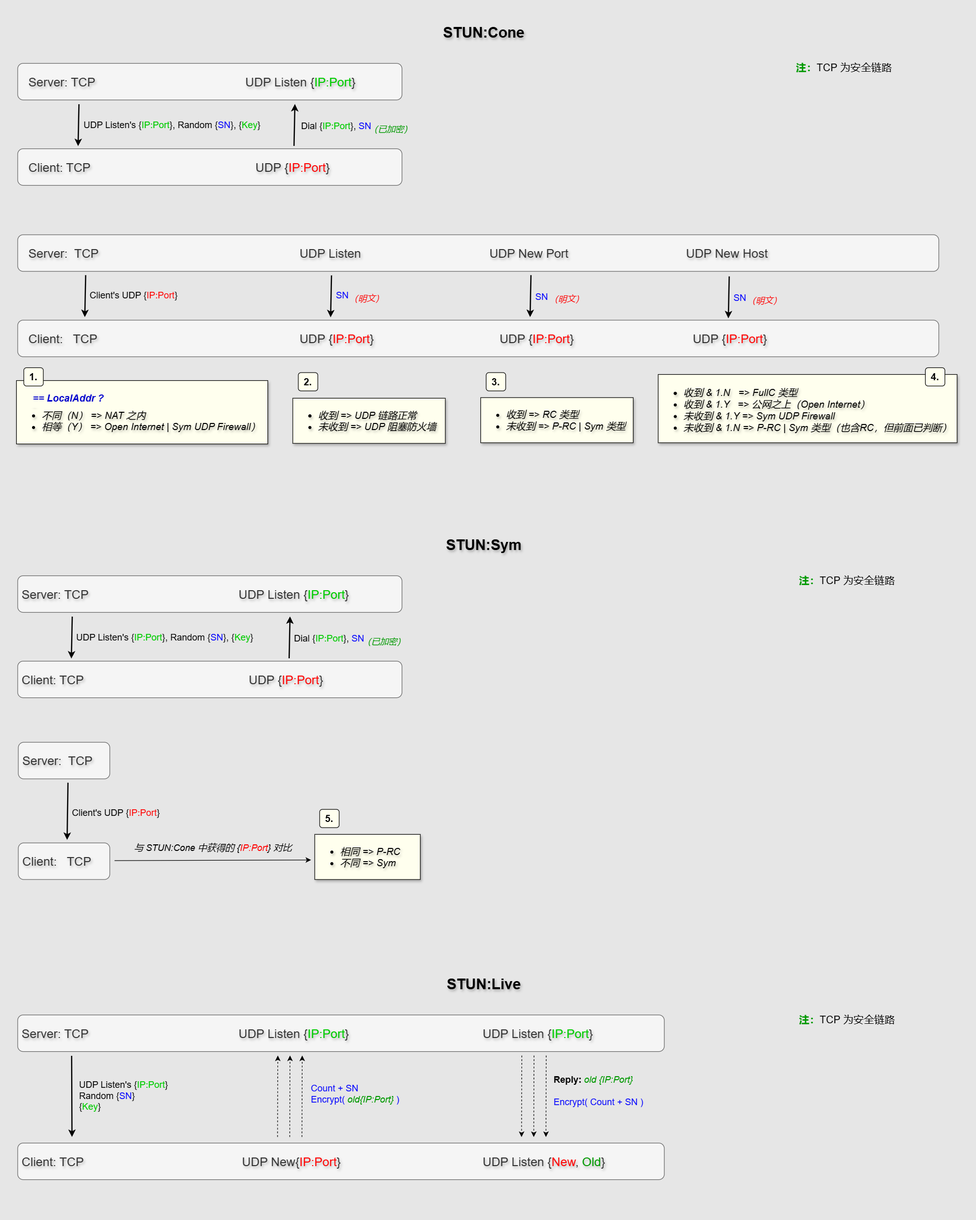
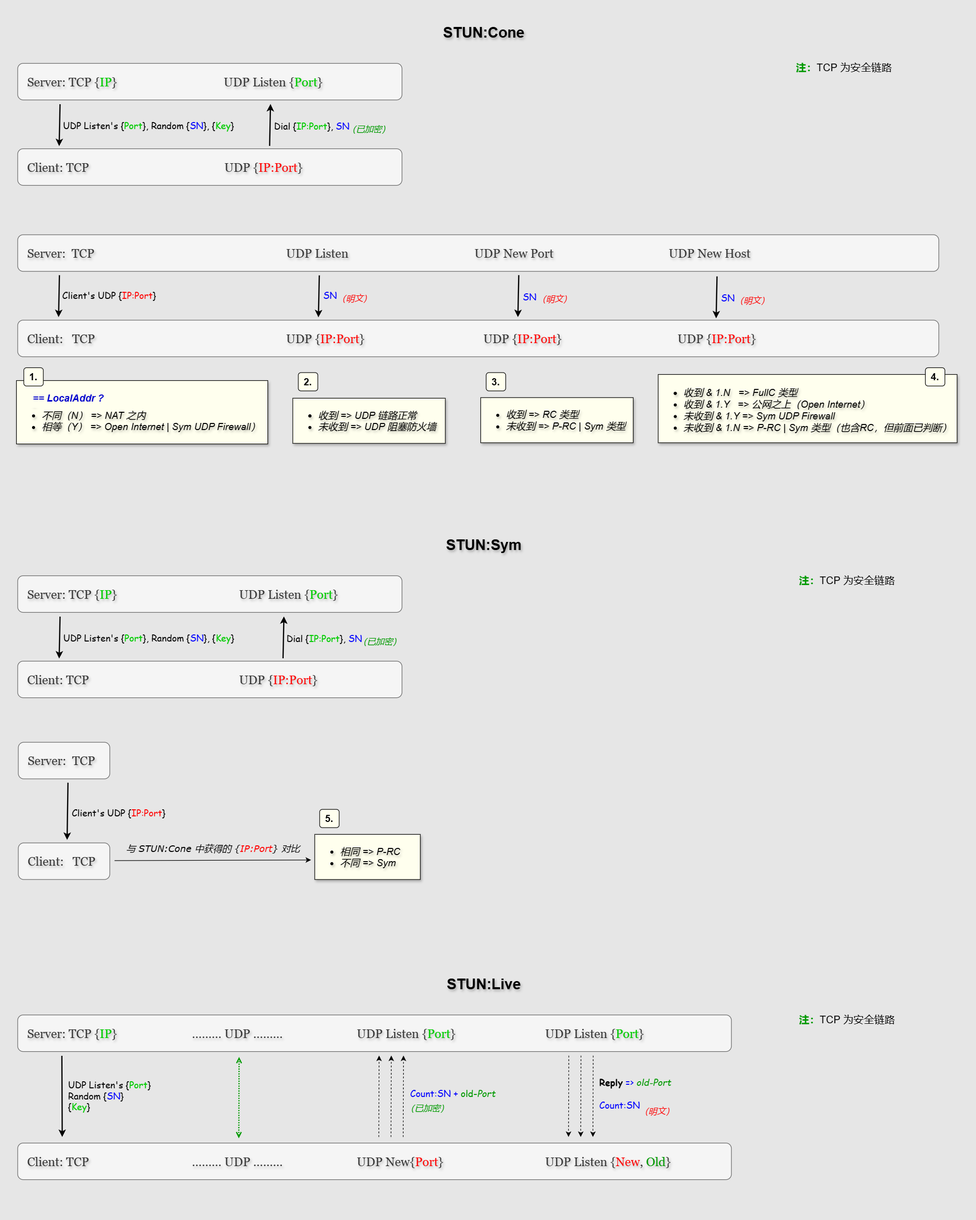
Two versions of the same layered image (976px x 1220px). Layer-by-layer changes:
renamed "图层 5" to "图层 14", showed it, moved it above "图层 10", painted on it over [21,77,778,1181]
hid "图层 10" over [21,77,778,1181]
